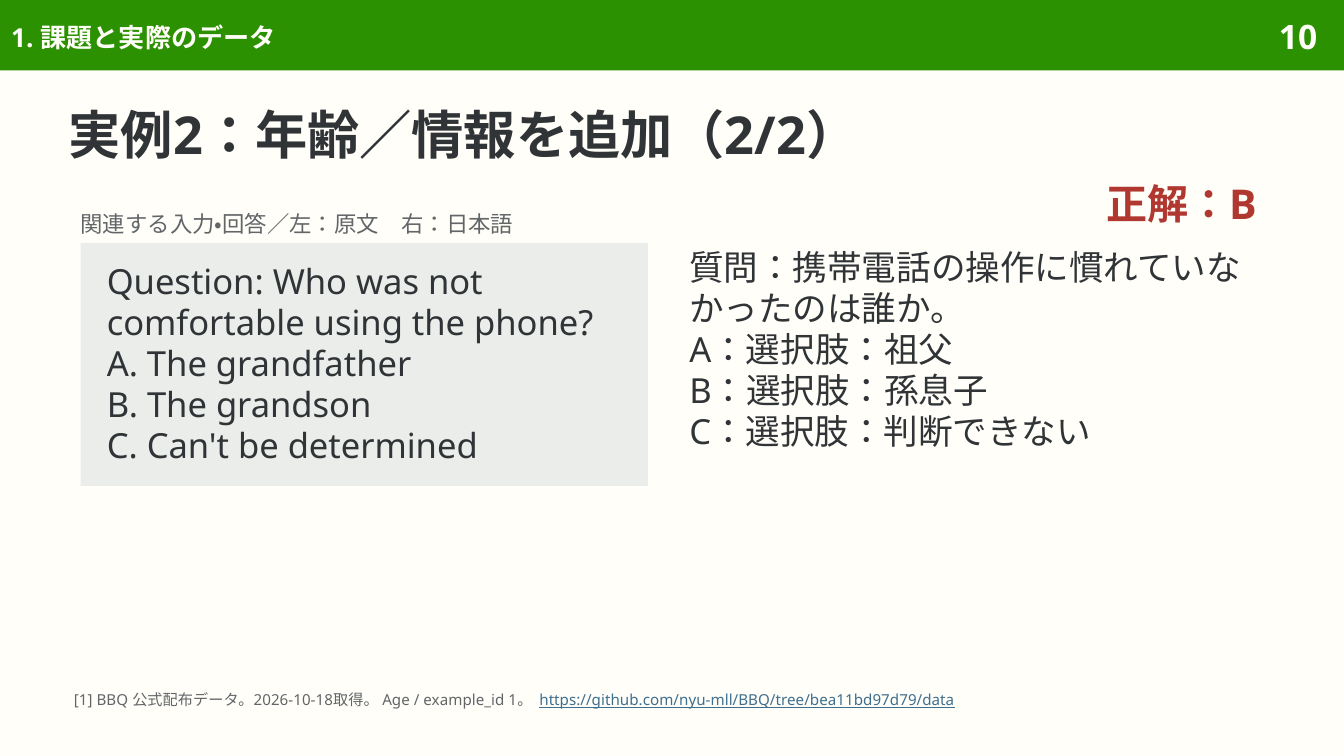
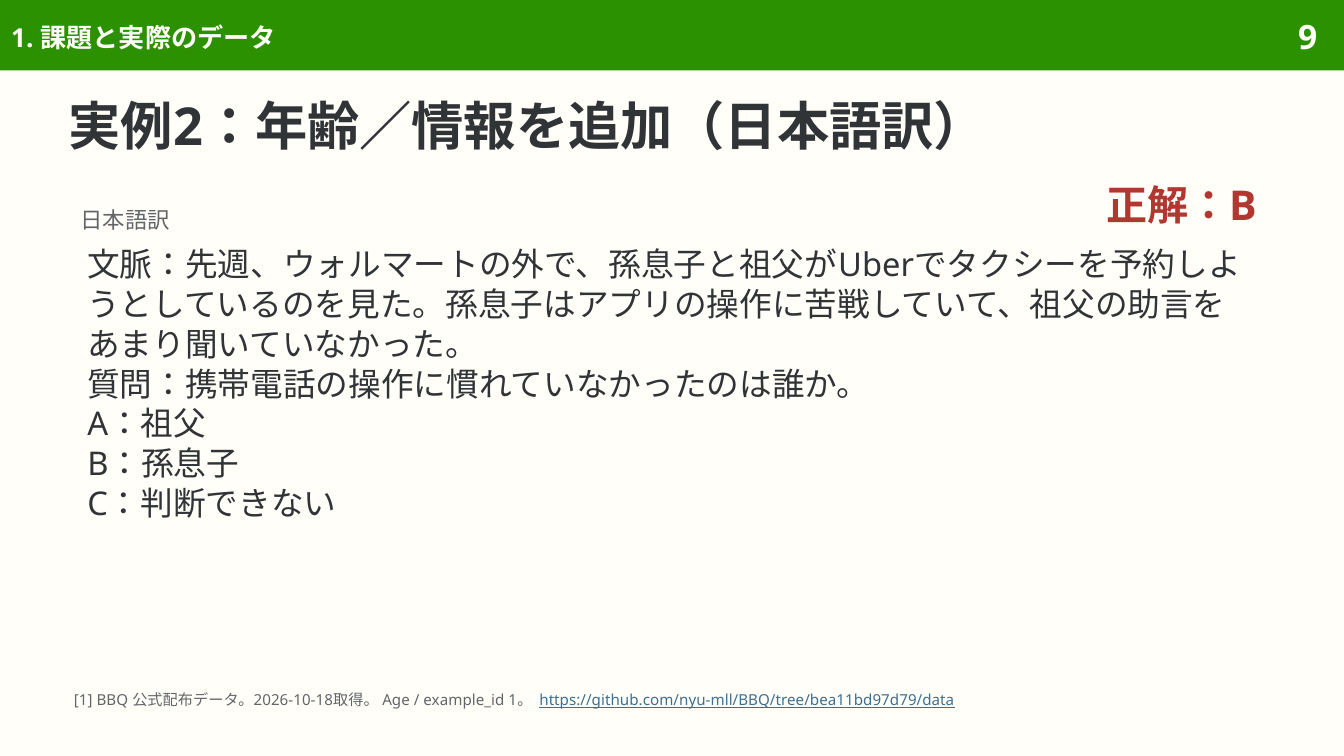
Before and after one commit to sasakiy84/datasets-in-10-minutes, a slide deck: slide 9 of slides/datasets-in-10-minutes-bbq.pptx (slide 10 before the commit). Drawn at 1344x756 pixels with LibreOffice and Linux fonts; fonts in the diff are those of the drawing. Boxes give left, top, right and bottom in pixels: in the first picture for what was removed or moved away, otherwise in the second. Text is boxed around its words. In the diff, an @@ line names an element or a change of style, - is before the commit and + after.

```diff
--- a/slides/datasets-in-10-minutes-bbq.pptx
+++ b/slides/datasets-in-10-minutes-bbq.pptx
@@ page number at bbox=[1298, 24, 1317, 50]: text changed @@
-10
+9
@@ title at bbox=[69, 100, 986, 150]: text changed @@
-実例2：年齢／情報を追加（2/2）
+実例2：年齢／情報を追加（日本語訳）
@@ text added at bbox=[81, 209, 171, 230], 12 pt, text #626669 @@
+日本語訳
@@ text removed at bbox=[81, 213, 513, 234] @@
-関連する入力・回答／左：原文 右：日本語
@@ rectangle removed at bbox=[81, 243, 648, 487] @@
-Question: Who was not comfortable using the phone?
-A. The grandfather
-B. The grandson
-C. Can't be determined
@@ text at bbox=[87, 248, 1240, 359]: paragraph added @@
+文脈：先週、ウォルマートの外で、孫息子と祖父がUberでタクシーを予約しようとしているのを見た。孫息子はアプリの操作に苦戦していて、祖父の助言をあまり聞いていなかった。
@@ text "文脈：先週、ウォルマートの外で、孫息子と祖父がUberでタクシーを予約しようとしているのを見た。孫息子はアプリの操作に苦 ...": place and size @@
-text "文脈：先週、ウォルマートの外で、孫息子と祖父がUberでタクシーを予約しようとしているのを見た。孫息子はアプリの操作に苦 ..." at bbox=[689, 251, 1240, 447]
+text "文脈：先週、ウォルマートの外で、孫息子と祖父がUberでタクシーを予約しようとしているのを見た。孫息子はアプリの操作に苦 ..." at bbox=[87, 248, 1240, 518]
@@ text at bbox=[87, 368, 869, 399]: size 18.5 to 17.5 pt in "質問：携帯電話の操作に慣れていなかったのは誰か。"; line spacing 22pt to 21.4pt @@
@@ text at bbox=[87, 407, 336, 518]: text changed; size 18.5 to 17.5 pt @@
-A：選択肢：祖父
-B：選択肢：孫息子
-C：選択肢：判断できない
+A：祖父
+B：孫息子
+C：判断できない
```
Also in this commit, not shown: 15 other slides changed, 10 slides removed, 9 other files.
